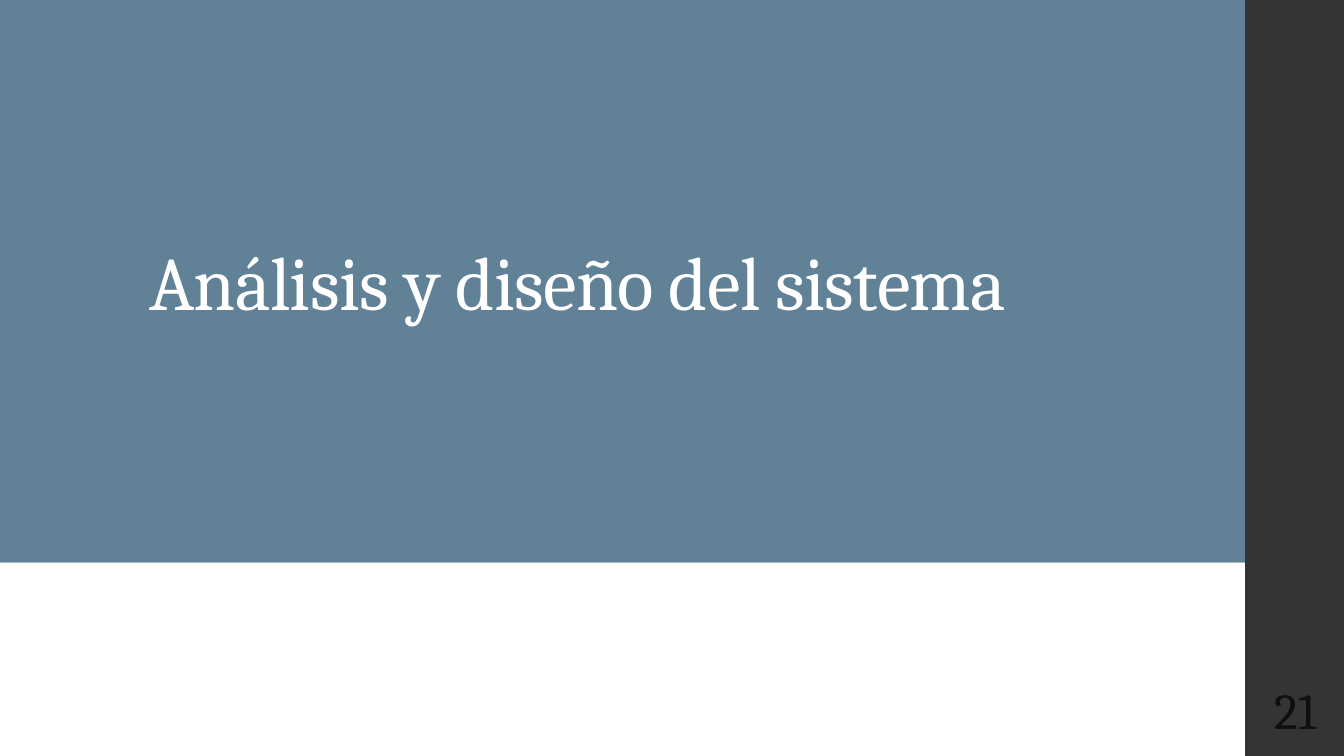
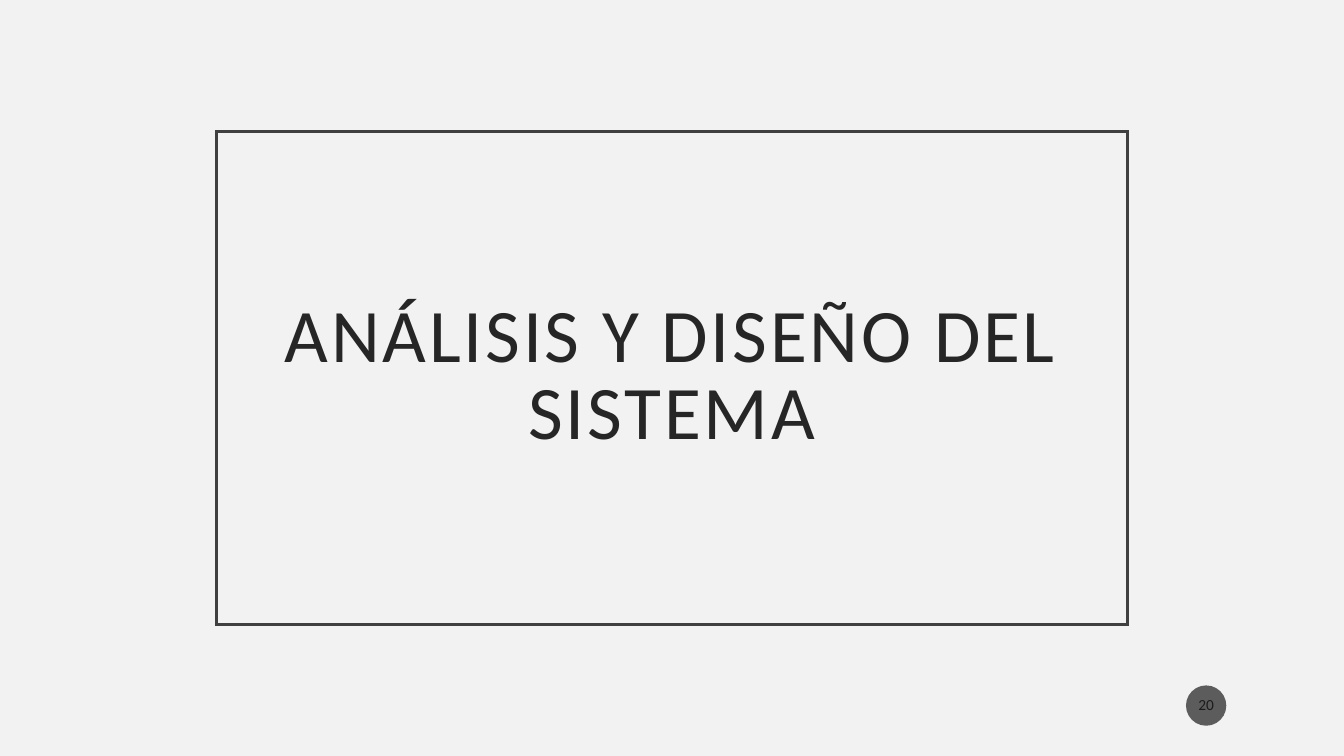
Before and after one commit to Osw1997/Proyecto-Terminal-1, a slide deck: slide 20 of Final/Presentacion.pptx (slide 21 before the commit). Drawn at 1344x756 pixels with LibreOffice and Linux fonts; fonts in the diff are those of the drawing. Boxes give left, top, right and bottom in pixels: in the first picture for what was removed or moved away, otherwise in the second. Text is boxed around its words. In the diff, an @@ line names an element or a change of style, - is before the commit and + after.

```diff
--- a/Final/Presentacion.pptx
+++ b/Final/Presentacion.pptx
@@ background #FFFFFF to #F2F2F2 @@
@@ rectangle removed at (0,0,50,756) @@
@@ rectangle removed at (0,0,1245,756) @@
@@ rectangle removed at (0,0,1245,564) @@
@@ rectangle removed at (1245,0,1344,756) @@
@@ title "ANÁLISIS Y DISEÑO DEL SISTEMA": place and size @@
-title "ANÁLISIS Y DISEÑO DEL SISTEMA" at (149,257,1006,326)
+title "ANÁLISIS Y DISEÑO DEL SISTEMA" at (217,132,1128,625)
@@ title "ANÁLISIS Y DISEÑO DEL SISTEMA" at (217,132,1128,625): outline none to #404040 2.5 pt @@
@@ title at (285,300,1055,440): text changed; font Cambria to Calibri; text colour #FFFFFF to #262626 @@
-Análisis y diseño del sistema
+ANÁLISIS Y DISEÑO DEL SISTEMA
@@ rectangle removed at (0,563,1245,756) @@
@@ page number added at (1187,686,1227,726), fill #1D1D1D at 70% opacity, 11 pt, text #000000 at 70% opacity @@
+20
@@ page number removed at (1274,677,1316,743) @@
-21
```
Also in this commit, not shown: 22 other slides changed, 3 slides added, 4 slides removed.
